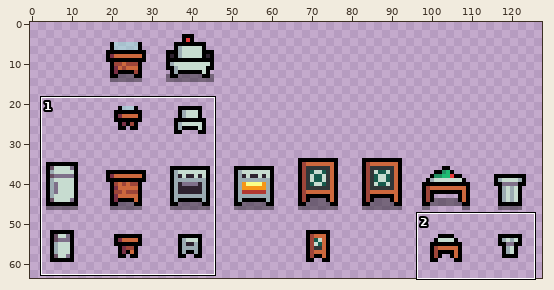
File history of a pixel-art file, Projects/TastyRoad/Assets/Sprites/stations.aseprite. The picture above shows the old version from afar; the outline marks the close-up.
Close-up. First the earlier version:
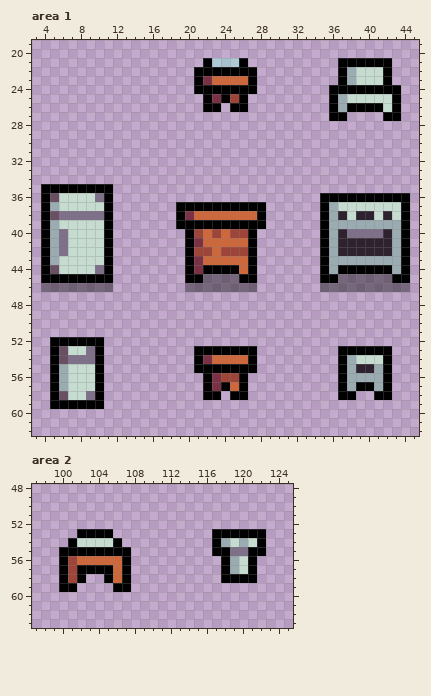
128x64 pixels, 1 frame. Shown: area 1: x 3..45, y 19..62; area 2: x 97..125, y 48..63. The commit also changed other parts of the picture, which this record leaves out.
And afterwards:
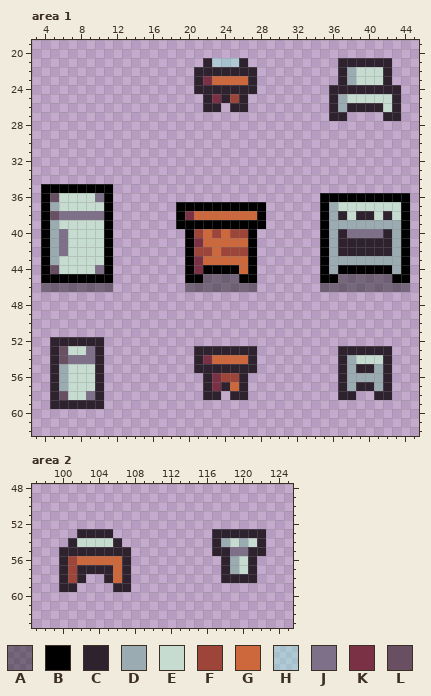
Palette (. is transparent): A #00000064  B #000000  C #2e222f  D #9babb2  E #c7dcd0  F #9e4539  G #cd683d  H #8ff8e264  J #7f708a  K #7a3045  L #694f62
From old to new:
Area 1, layer "Layer 1":
y 21: x 22 B -> C; x 26 B -> C; x 37..42 BBBBBB -> CCCCCC
y 22: x 21..27 BBBBBBB -> CCCCCCC; x 37 B -> C; x 42 B -> C
y 23: x 21 B -> C; x 27 B -> C; x 37 B -> C; x 42 B -> C
y 24: x 21..27 BBBBBBB -> CCCCCCC; x 36..43 BBBBBBBB -> CCCCCCCC
y 25: x 22 B -> C; x 24 B -> C; x 26 B -> C; x 36 B -> C; x 43 B -> C
y 26: x 22..23 BB -> CC; x 25..26 BB -> CC; x 36 B -> C; x 38..41 BBBB -> CCCC; x 43 B -> C
y 27: x 36..37 BB -> CC; x 42..43 BB -> CC
y 52: x 5..10 BBBBBB -> CCCCCC
y 53: x 5 B -> C; x 10 B -> C; x 21..27 BBBBBBB -> CCCCCCC; x 37..42 BBBBBB -> CCCCCC
y 54: x 5 B -> C; x 10 B -> C; x 21 B -> C; x 27 B -> C; x 37 B -> C; x 42 B -> C
y 55: x 5 B -> C; x 10 B -> C; x 21..27 BBBBBBB -> CCCCCCC; x 37 B -> C; x 42 B -> C
y 56: x 5 B -> C; x 10 B -> C; x 22 B -> C; x 26 B -> C; x 37 B -> C; x 42 B -> C
y 57: x 5 B -> C; x 10 B -> C; x 22 B -> C; x 24 B -> C; x 26 B -> C; x 37 B -> C; x 39..40 BB -> CC; x 42 B -> C
y 58: x 5 B -> C; x 10 B -> C; x 22..23 BB -> CC; x 25..26 BB -> CC; x 37..38 BB -> CC; x 41..42 BB -> CC
y 59: x 5..10 BBBBBB -> CCCCCC
Area 2, layer "Layer 1":
y 53: x 102..105 BBBB -> CCCC; x 117..122 BBBBBB -> CCCCCC
y 54: x 101 B -> C; x 106 B -> C; x 117 B -> C; x 122 B -> C
y 55: x 100..107 BBBBBBBB -> CCCCCCCC; x 117..118 BB -> CC; x 121..122 BB -> CC
y 56: x 100 B -> C; x 107 B -> C; x 118 B -> C; x 121 B -> C
y 57: x 100 B -> C; x 102..105 BBBB -> CCCC; x 107 B -> C; x 118 B -> C; x 121 B -> C
y 58: x 100 B -> C; x 102 B -> C; x 105 B -> C; x 107 B -> C; x 118..121 BBBB -> CCCC
y 59: x 100..101 BB -> CC; x 106..107 BB -> CC
